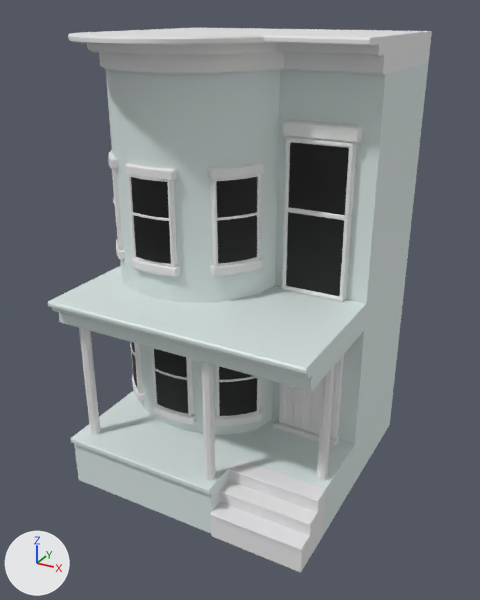
The FBX model eggwalk/Assets/3DModels/Buildings/Fixed/DarrenHouse2.fbx as it was, and as the next commit left it.
One viewpoint serves both versions: a 50 mm camera at (5.75, -10.65, 8.87) aimed at (0.1, -0.38, 3.74). Every picture has the same lights, and +X, +Y and +Z are marked at lower left. Where no turn or scale is listed for an object, it has been applied to the vertices. Vertices at the same position are counted once.
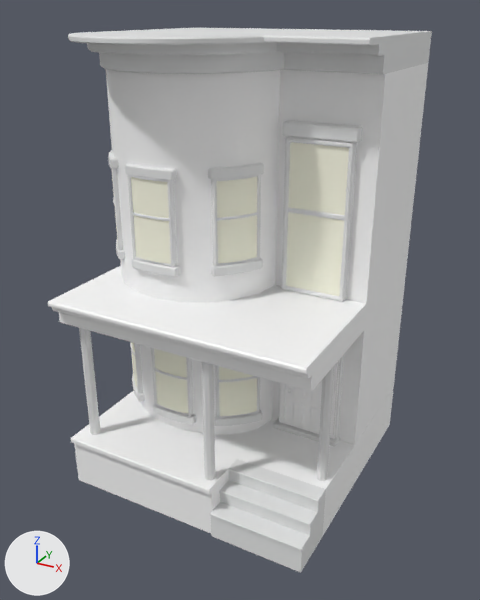
Edits to the scene script, one JSON object a line:
```json
{"op": "add", "block": "img_colorpalette_house3__02_12_png", "code": ["img_colorpalette_house3__02_12_png = load_image('colorpalette_house3__02-12.png', '../../../Textures/colorpalette_house3__02-12.png', 512, 512, 'sRGB')"]}
{"op": "set", "path": "mat_lambert16.texture", "old": "img_house02_tga", "new": "img_colorpalette_house3__02_12_png"}
{"block": "me_mesh", "where": "me_mesh.from_pydata(...)  # 2137 vertices, 2187 faces; spans x -2.51..2.52, y -2.72..2.51, z 0.0..8.5"}
{"block": "me_mesh", "where": "# used by ob_polysurface37; location = (0.0, -0.07, 0.0)"}
{"block": "me_mesh", "change": "me_mesh part 1: texture (UV) coordinates of 591 of 2187 faces, centred in x -2.48..2.52, y -2.72..2.51, z 0.48..7.4, changed; they spanned u 0.01..0.63, v 0.06..0.62 and now span u 0.01..0.98, v 0.03..0.98"}
```

Location of each change, [x1, y1, x2, y2] in pixels of the pictures (480 x 600 px):
```json
{"object": "polySurface37", "change": "surface changed", "before": [48, 61, 429, 536], "after": [48, 61, 429, 536], "on screen": "grey to white"}
{"part": 1, "of": "me_mesh", "change": "surface changed", "before": [48, 63, 428, 535], "after": [48, 63, 428, 535], "on screen": "grey to white"}
```
